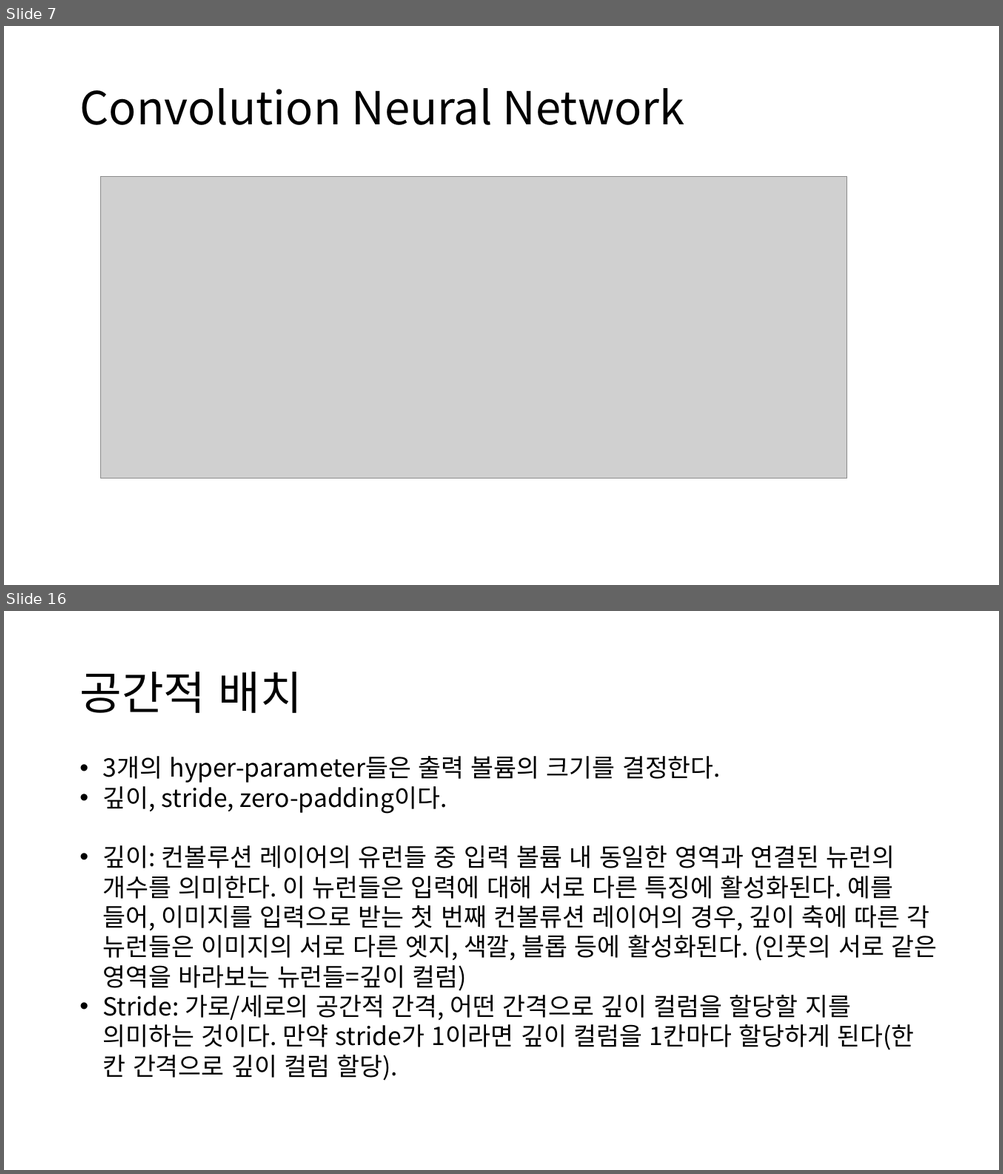
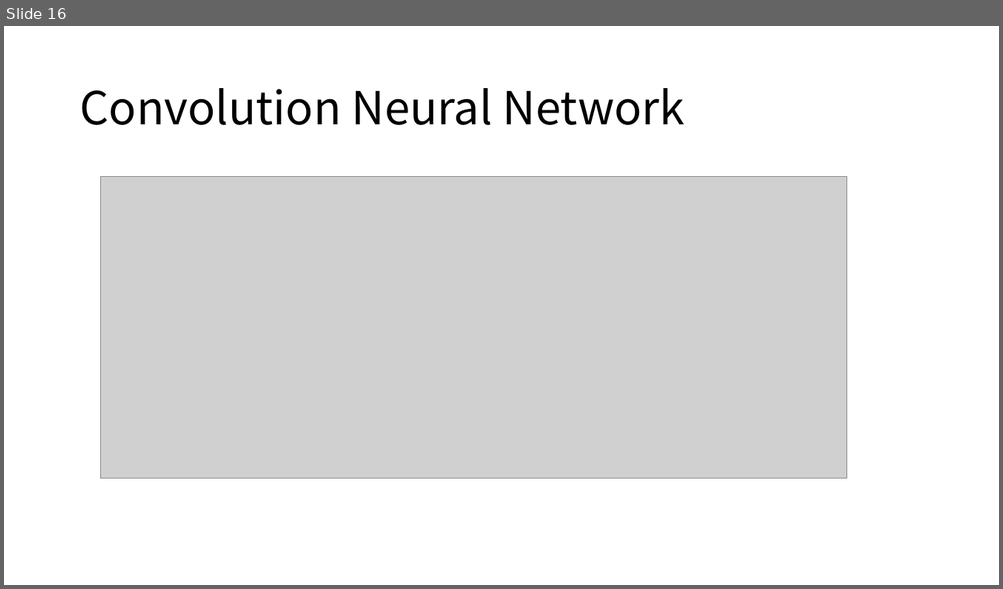
Before and after one commit to hahyeonsook/ai, a slide deck: lab/발표자료/reCNNs(2)_190723.pptx. Shown one above the other, each under a label of ours: slides 7 and 16 before the commit, slide 16 after it; the slides between them are not shown. The pictures are 1003x1174 and 1003x589 pixels, drawn with LibreOffice and Linux fonts; fonts in the diff are those of the drawing; grey boxes stand for pictures. Boxes give left, top, right and bottom in pixels: in the first picture for what was removed or moved away, otherwise in the second. Text is boxed around its words. In the diff, an @@ line names an element or a change of style, - is before the commit and + after.

```diff
--- a/lab/발표자료/reCNNs(2)_190723.pptx
+++ b/lab/발표자료/reCNNs(2)_190723.pptx
@@ slide 16 removed at box(4, 611, 999, 1170), background #FFFFFF @@
@@ title removed at box(79, 672, 302, 713) @@
-공간적 배치
@@ text removed at box(103, 756, 936, 1081) @@
-• 3개의 hyper-parameter들은 출력 볼륨의 크기를 결정한다.
-• 깊이, stride, zero-padding이다.
-• 깊이: 컨볼루션 레이어의 유런들 중 입력 볼륨 내 동일한 영역과 연결된 뉴런의 개수를 의미한다. 이 뉴런들은 입력에 대해 서로 다른 특징에 활성화된다. 예를 들어, 이미지를 입력으로 받는 첫 번째 컨볼류션 레이어의 경우, 깊이 축에 따른 각 뉴런들은 이미지의 서로 다른 엣지, 색깔, 블롭 등에 활성화된다. (인풋의 서로 같은 영역을 바라보는 뉴런들=깊이 컬럼)
-• Stride: 가로/세로의 공간적 간격, 어떤 간격으로 깊이 컬럼을 할당할 지를 의미하는 것이다. 만약 stride가 1이라면 깊이 컬럼을 1칸마다 할당하게 된다(한 칸 간격으로 깊이 컬럼 할당).
@@ what was slide 7 is now slide 16 @@
```
Also in this commit, not shown: 2 slides changed, 18 slides added, 10 other slides removed, 1 other file.
